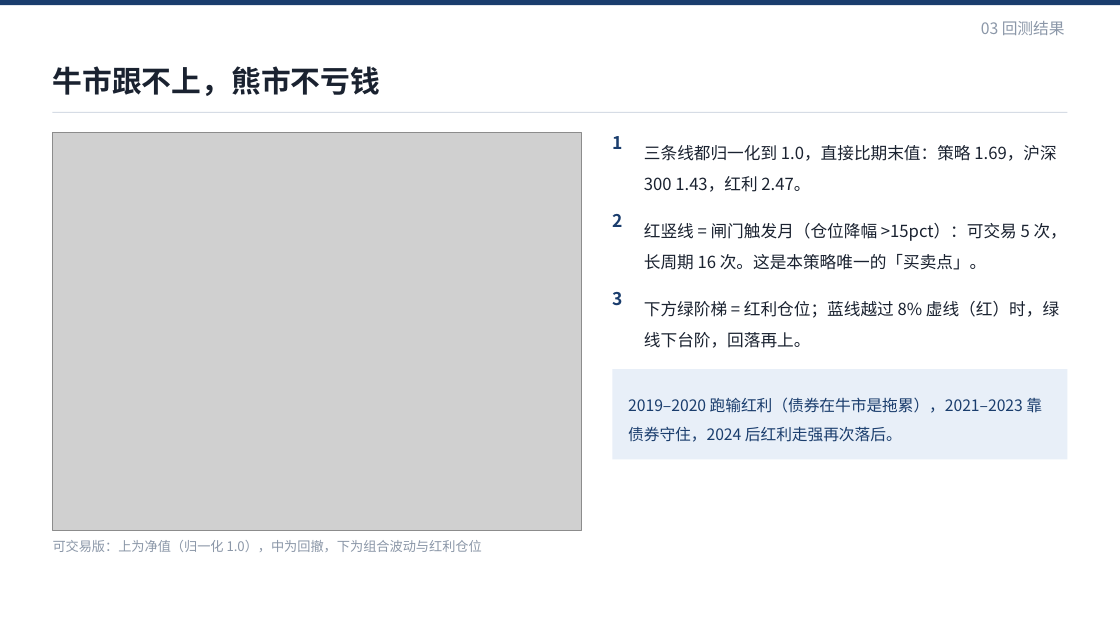
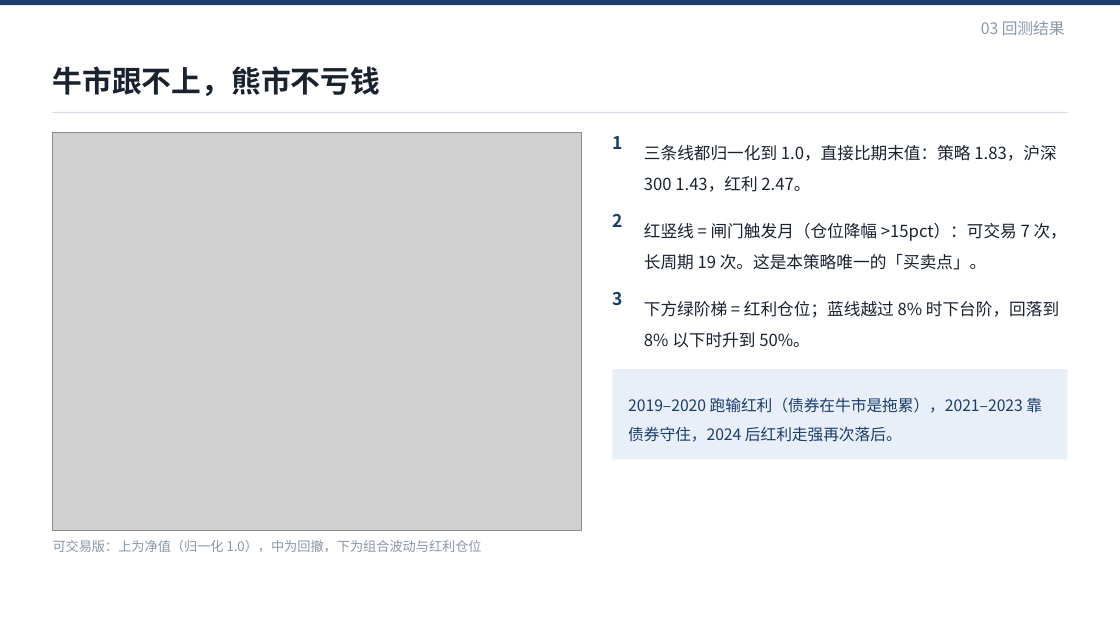
Before and after one commit to youool/dividend-bond-allocation, a slide deck: slide 16 of report/红利低波与国债配置策略_课程汇报/红利低波与国债配置策略_课程汇报.pptx. Drawn at 1120x630 pixels with LibreOffice and Linux fonts; fonts in the diff are those of the drawing; grey boxes stand for pictures. Boxes give left, top, right and bottom in pixels: in the first picture for what was removed or moved away, otherwise in the second. Text is boxed around its words. In the diff, an @@ line names an element or a change of style, - is before the commit and + after.

Commit message:
v5：闸门改为双向（上限 50%），全部结果与材料同步重跑
策略变更：allocation.py 的闸门由「只降不升、上限 40%」改为「双向、区间 20%-50%」。
- 长周期：6.28%/-12.06%/0.521 → 7.15%/-12.36%/0.578
- 可交易：7.20%/-6.33%/1.138 → 8.41%/-6.54%/1.286
- 闸门安慰剂：可交易由第 92 分位升至第 99 分位，长周期第 100 分位
- 换手 6.3pct/月，年手续费约 0.37%（八年），成本提到千 1 优势仍在
- 上限 0.45-0.50 为平台（长 0.560-0.583、交 1.217-1.280），非孤立尖峰

同步：六组实验中的波动率组、五项审计、久期支线、纳指、滚动三年、再平衡、
README、技术报告 v5（33 页/16 表/8 图）、汇报 PPT 七页与讲稿。
新增 experiment_switch.py（牛市换宽基，否）与 experiment_dynamic*.py（双向闸门检验）。

```diff
--- a/report/红利低波与国债配置策略_课程汇报/红利低波与国债配置策略_课程汇报.pptx
+++ b/report/红利低波与国债配置策略_课程汇报/红利低波与国债配置策略_课程汇报.pptx
@@ text at [644,145,1056,192]: text changed @@
-三条线都归一化到 1.0，直接比期末值：策略 1.69，沪深300 1.43，红利 2.47。
+三条线都归一化到 1.0，直接比期末值：策略 1.83，沪深300 1.43，红利 2.47。
@@ text at [644,223,1067,270]: text changed @@
-红竖线 = 闸门触发月（仓位降幅 >15pct）：可交易 5 次，长周期 16 次。这是本策略唯一的「买卖点」。
+红竖线 = 闸门触发月（仓位降幅 >15pct）：可交易 7 次，长周期 19 次。这是本策略唯一的「买卖点」。
@@ text at [644,301,1059,348]: text changed @@
-下方绿阶梯 = 红利仓位；蓝线越过 8% 虚线（红）时，绿线下台阶，回落再上。
+下方绿阶梯 = 红利仓位；蓝线越过 8% 时下台阶，回落到 8% 以下时升到 50%。
```
Also in this commit, not shown: 6 other slides changed, 44 other files.
